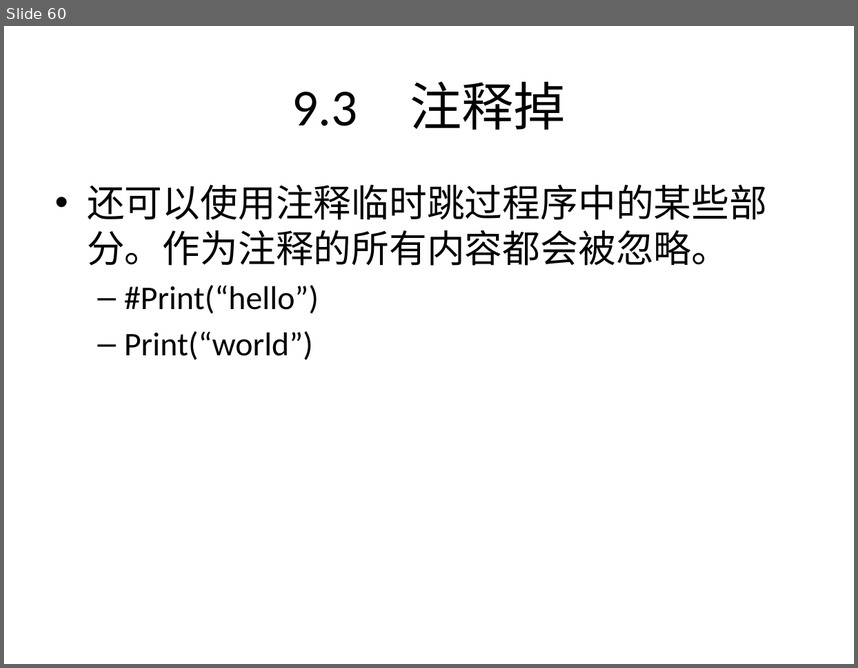
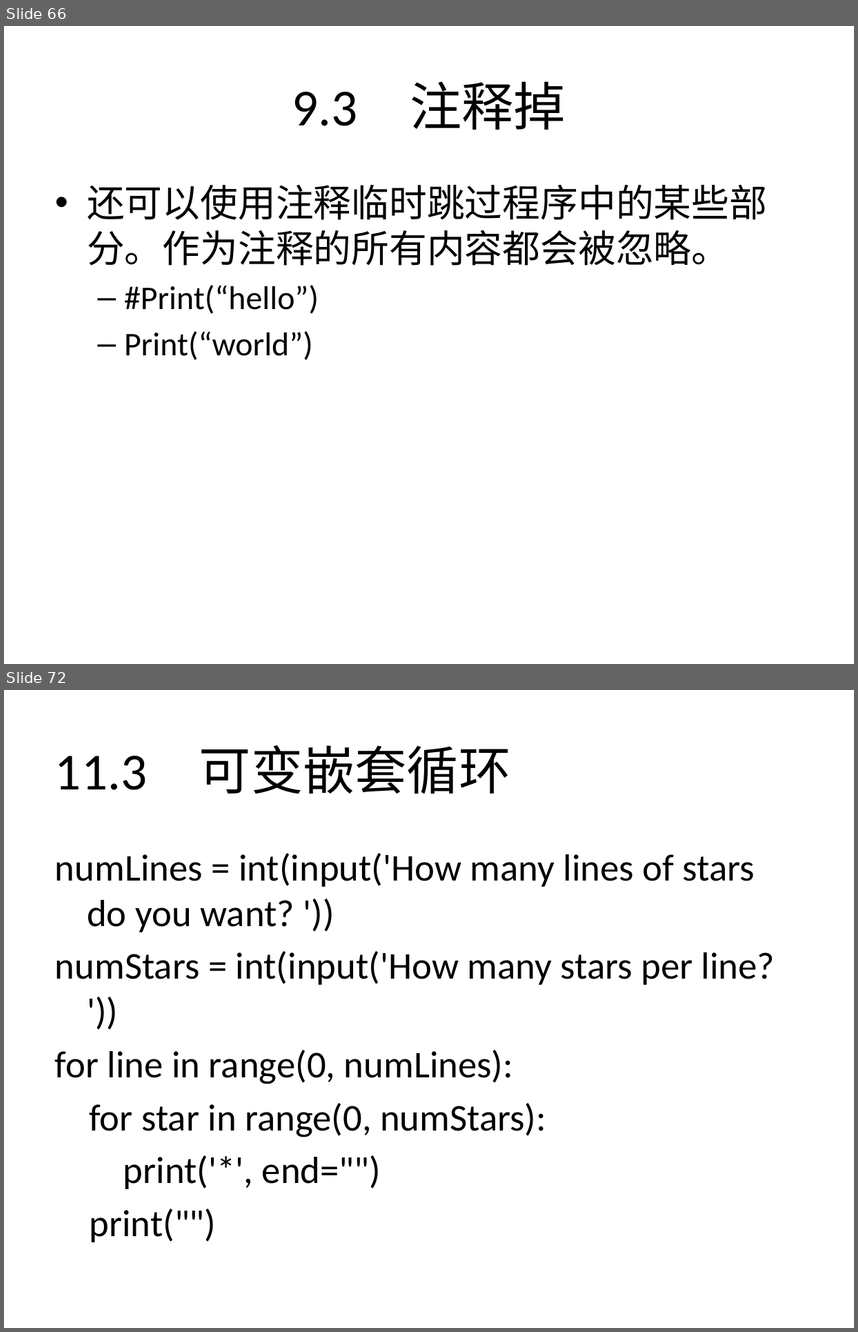
Before and after one commit to zhinan18/Python3, a slide deck: readme/Python3.pptx. Shown one above the other, each under a label of ours: slide 60 before the commit, slides 66 and 72 after it; the slides between them are not shown. The pictures are 858x668 and 858x1332 pixels, drawn with LibreOffice and Linux fonts; fonts in the diff are those of the drawing. Boxes give left, top, right and bottom in pixels: in the first picture for what was removed or moved away, otherwise in the second. Text is boxed around its words. In the diff, an @@ line names an element or a change of style, - is before the commit and + after.

```diff
--- a/readme/Python3.pptx
+++ b/readme/Python3.pptx
@@ slide 72 added at box(4, 690, 854, 1328), background #FFFFFF @@
@@ title added at box(55, 745, 511, 794), 44 pt, text #000000 @@
+11.3 可变嵌套循环
@@ text added at box(55, 853, 775, 1242), 32 pt, text #000000 @@
+numLines = int(input('How many lines of stars do you want? '))
+numStars = int(input('How many stars per line? '))
+for line in range(0, numLines):
+for star in range(0, numStars):
+print('*', end="")
+print("")
@@ what was slide 60 is now slide 66 @@
```
Also in this commit, not shown: 1 slide changed, 16 other slides added, 10 other files.
